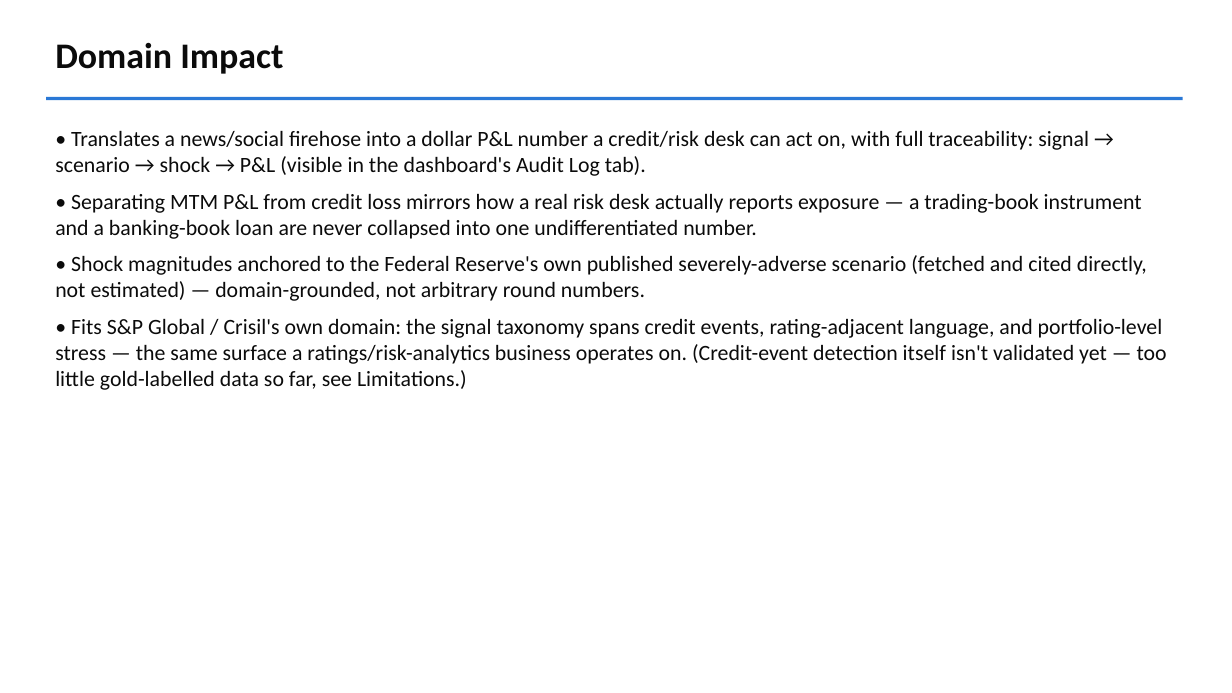
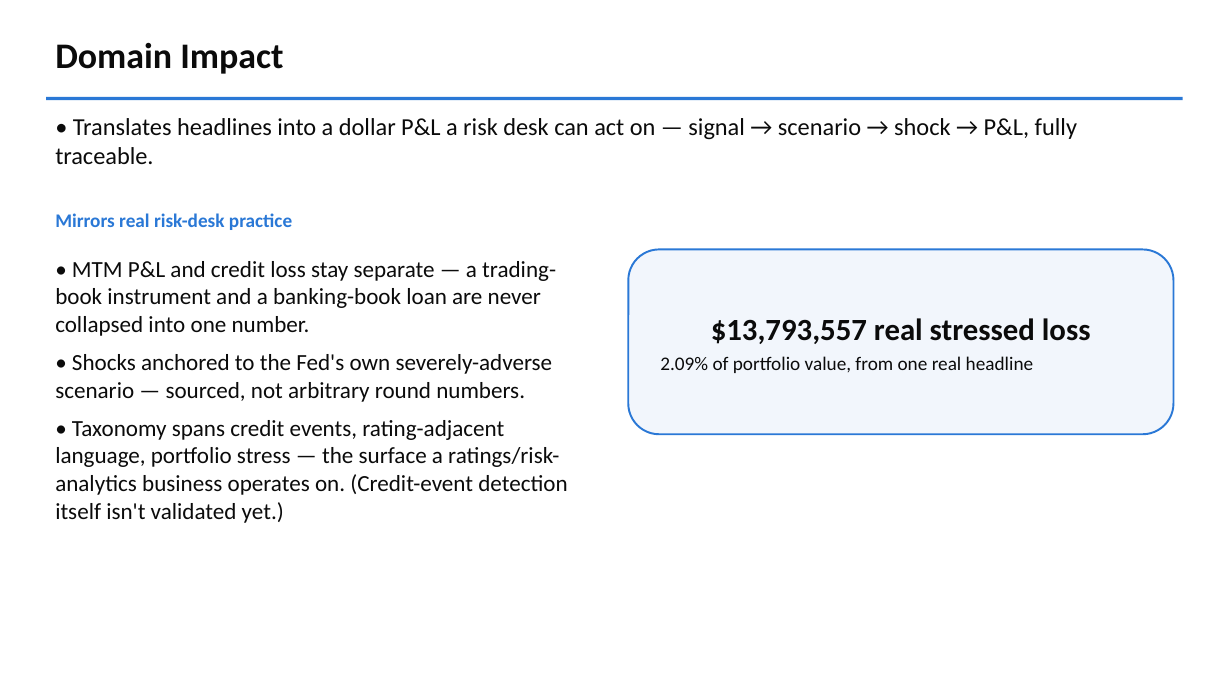
Before and after one commit to aadits1965/iitg-aadit-siroya-hackathon, a slide deck: slide 6 of docs/presentation.pptx. Drawn at 1232x693 pixels with LibreOffice and Linux fonts; fonts in the diff are those of the drawing. Boxes give left, top, right and bottom in pixels: in the first picture for what was removed or moved away, otherwise in the second. Text is boxed around its words. In the diff, an @@ line names an element or a change of style, - is before the commit and + after.

```diff
--- a/docs/presentation.pptx
+++ b/docs/presentation.pptx
@@ text at box(55, 118, 1077, 164): text changed; size 17 to 19 pt @@
-• Translates a news/social firehose into a dollar P&L number a credit/risk desk can act on, with full traceability: signal → scenario → shock → P&L (visible in the dashboard's Audit Log tab).
-• Separating MTM P&L from credit loss mirrors how a real risk desk actually reports exposure — a trading-book instrument and a banking-book loan are never collapsed into one undifferentiated number.
-• Shock magnitudes anchored to the Federal Reserve's own published severely-adverse scenario (fetched and cited directly, not estimated) — domain-grounded, not arbitrary round numbers.
-• Fits S&P Global / Crisil's own domain: the signal taxonomy spans credit events, rating-adjacent language, and portfolio-level stress — the same surface a ratings/risk-analytics business operates on. (Credit-event detection itself isn't validated yet — too little gold-labelled data so far, see Limitations.)
+• Translates headlines into a dollar P&L a risk desk can act on — signal → scenario → shock → P&L, fully traceable.
@@ text added at box(55, 213, 292, 230), 15 pt, text #2A78D6, bold @@
+Mirrors real risk-desk practice
@@ text added at box(55, 261, 567, 523), 18 pt, text #0B0B0B @@
+• MTM P&L and credit loss stay separate — a trading-book instrument and a banking-book loan are never collapsed into one number.
+• Shocks anchored to the Fed's own severely-adverse scenario — sourced, not arbitrary round numbers.
+• Taxonomy spans credit events, rating-adjacent language, portfolio stress — the surface a ratings/risk-analytics business operates on. (Credit-event detection itself isn't validated yet.)
@@ rounded rectangle added at box(628, 250, 1174, 434), fill #F2F6FC, outline #2A78D6 1.5 pt, 15 pt, text #0B0B0B @@
+$13,793,557 real stressed loss
+2.09% of portfolio value, from one real headline
```
Also in this commit, not shown: 5 other slides changed, 6 other files.
